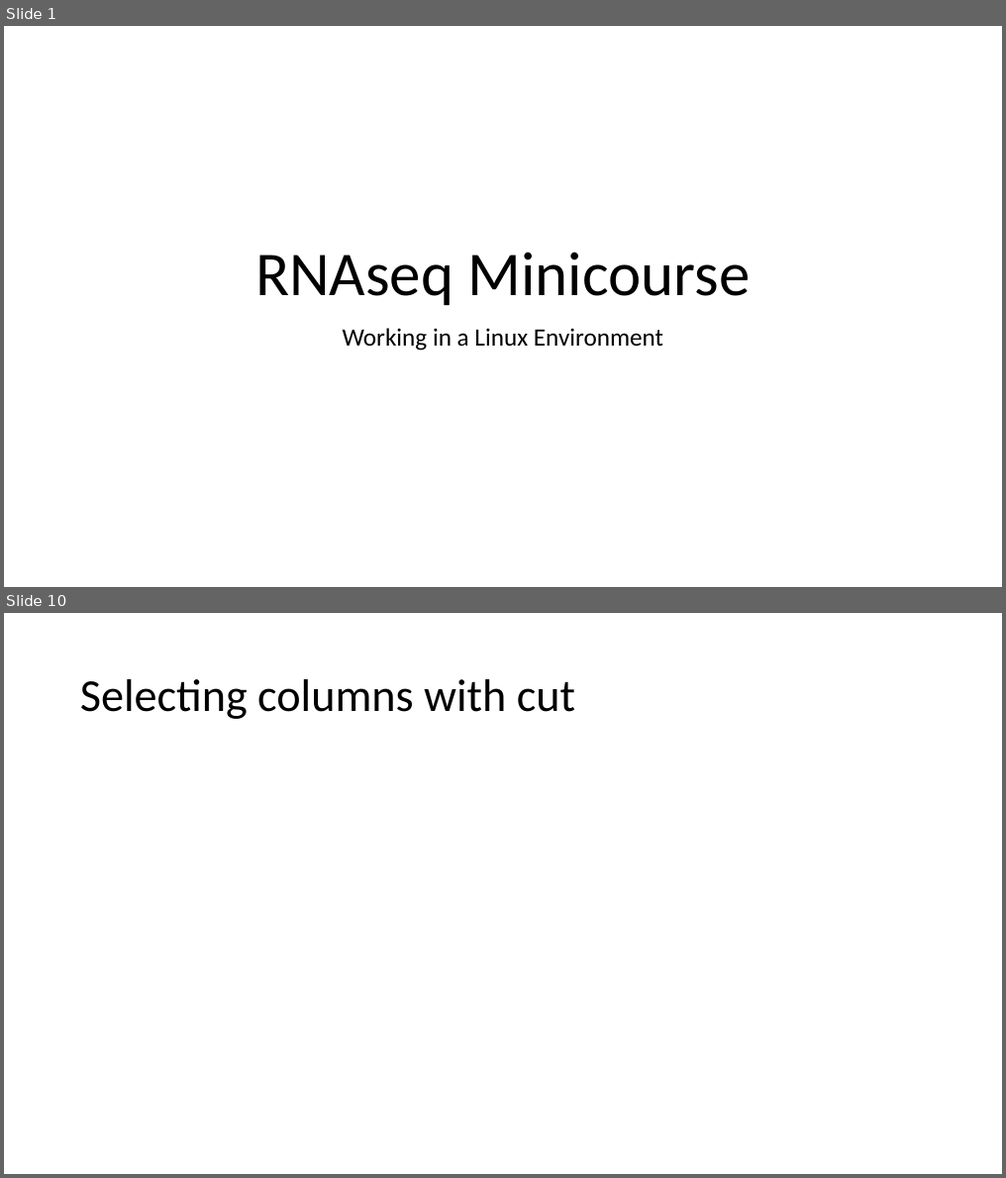
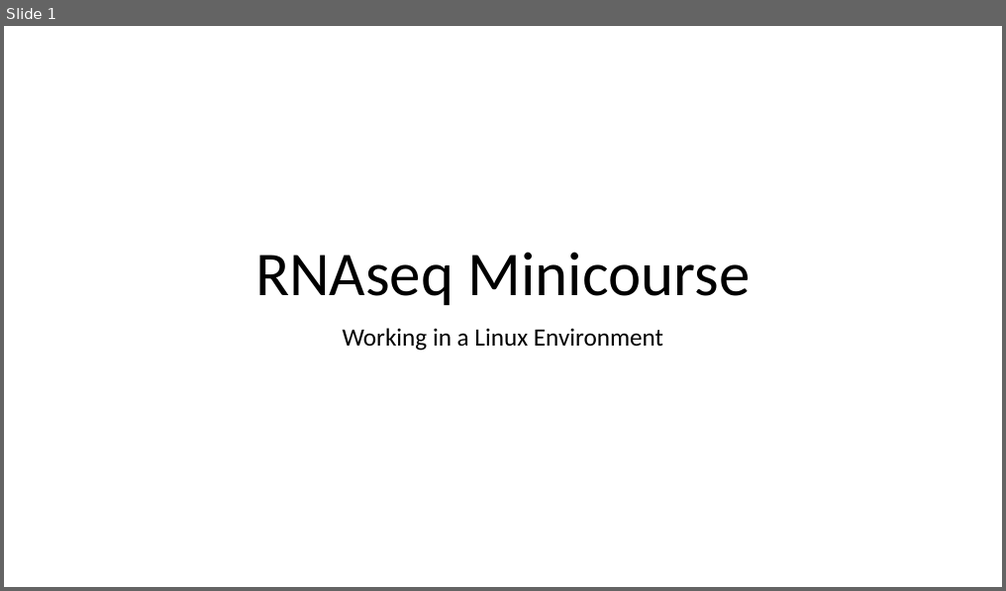
Before and after one commit to tpaape/RNAseq_Miniworkshop, a slide deck: Presentations/Operating in a Linux Environment.pptx. Shown one above the other, each under a label of ours: slides 1 and 10 before the commit, slide 1 after it; the slides between them are not shown. The pictures are 1006x1178 and 1006x591 pixels, drawn with LibreOffice and Linux fonts; fonts in the diff are those of the drawing. Boxes give left, top, right and bottom in pixels: in the first picture for what was removed or moved away, otherwise in the second. Text is boxed around its words. In the diff, an @@ line names an element or a change of style, - is before the commit and + after.

```diff
--- a/Presentations/Operating in a Linux Environment.pptx
+++ b/Presentations/Operating in a Linux Environment.pptx
@@ slide 10 removed at <box>4,613,1002,1174</box>, background #FFFFFF @@
@@ title removed at <box>80,679,575,719</box> @@
-Selecting columns with cut
```
Also in this commit, not shown: 7 slides changed, 4 slides added, 6 other slides removed, 6 other files.
